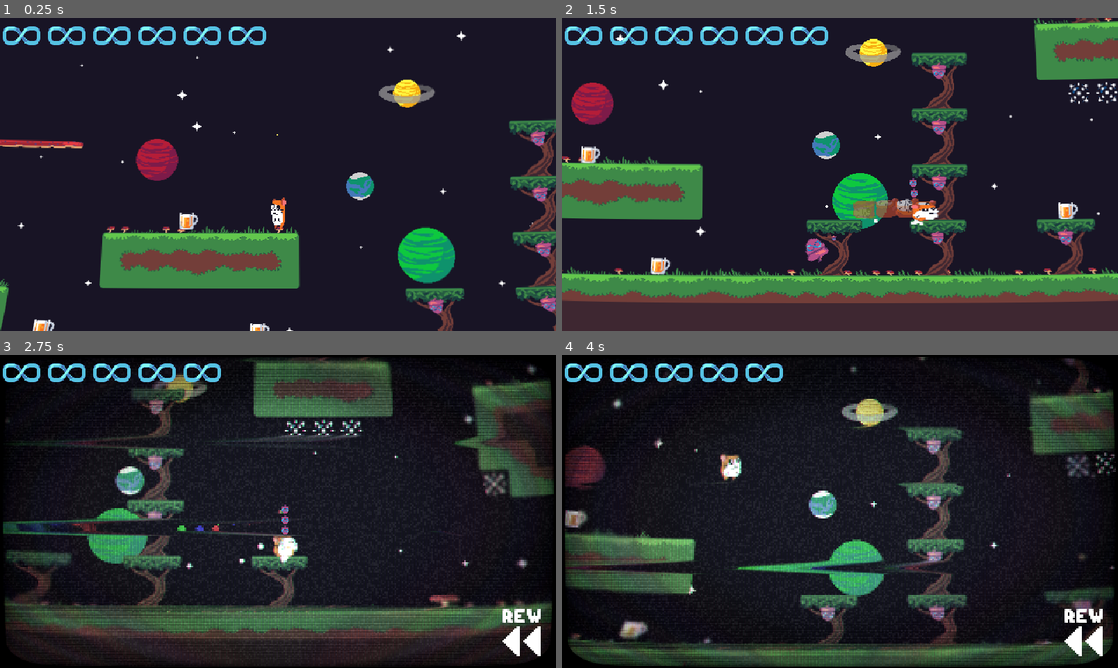
Above: before the commit, frames 1-4 (two rows, left to right).
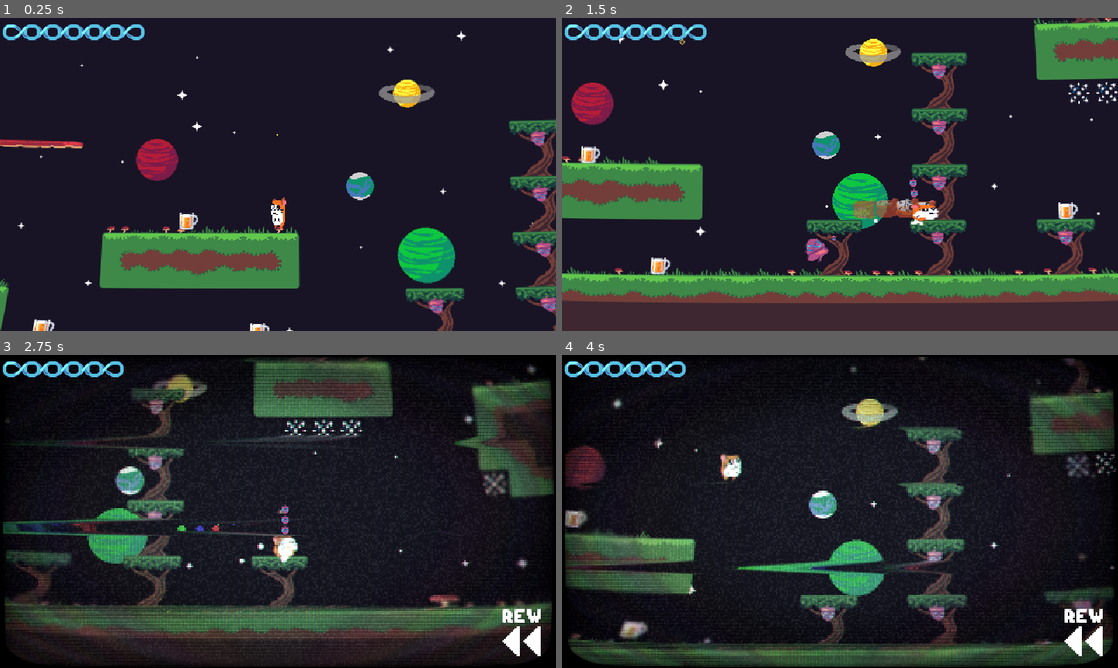
Above: after the commit, the same moments.

Repository: Codex112008/GMTK-2025-Game-Jam
Game: Godot game, scene res://Scenes/Game.tscn
Two runs of this game, one before a commit and one after it. Both use one fixed random seed, a clock stepped at 60 frames per second and the inputs below. Sound files missing from this copy of the repository are replaced by a short silence.
Inputs:
- Up to frame 1 (0.25 s): no input
- Up to frame 2 (1.5 s): hold D (right) from 0.53 s (still down); tap Shift (dash) at 0.6, 1.35 s; tap Space (jump) at 0.77 s
- Up to frame 3 (2.75 s): tap Space (jump) at 1.52 s; release D (right) at 2.03 s; hold A (left) from 2.03 s (still down); tap Shift (dash) at 2.1 s
- Up to frame 4 (4 s): release A (left) at 2.78 s; hold D (right) from 2.78 s (still down); tap Shift (dash) at 2.85, 3.6 s; tap Space (jump) at 3.02, 3.77 s

The runs differ from the first frame. In frame 1, 1.6% of the frame differs, in the area x 0-48%, y 2-9%; in frame 2, 1.6%; in frame 3, 1.4%; in frame 4, 1.4%.

Commit message:
health ui redone

Diff:
--- a/Scenes/Game.tscn
+++ b/Scenes/Game.tscn
@@ -11,6 +11,8 @@
 [ext_resource type="PackedScene" uid="uid://ixuxl7rgjg2u" path="res://Scenes/Tree.tscn" id="4_kldst"]
 [ext_resource type="Texture2D" uid="uid://cix5ooltd72bh" path="res://Sprites/UI/Loop_ui.png" id="4_vvhu1"]
 [ext_resource type="Script" uid="uid://b5opwn1b3r0fj" path="res://Scripts/MainTileMap.gd" id="6_7lihs"]
+[ext_resource type="Script" uid="uid://b41a21h255mwp" path="res://Scripts/HealthIcon.gd" id="7_iyesh"]
+[ext_resource type="Texture2D" uid="uid://d0x2o1y4eifh" path="res://Sprites/UI/Loop_ui_empty.png" id="8_i1pr2"]
 [ext_resource type="Script" uid="uid://b4oty5unh75oy" path="res://Scripts/AudioManager.gd" id="9_3jf1l"]
 [ext_resource type="Texture2D" uid="uid://cp7cxs0ao8pah" path="res://Sprites/BG/BGmain.png" id="10_71axn"]
 [ext_resource type="Script" uid="uid://cxkj141c3q8gk" path="res://Scripts/GenerateStars.gd" id="10_acvyw"]
@@ -125,14 +127,19 @@
 offset = Vector2(-16, -48)
 nut_icon = ExtResource("3_bf53h")
 
-[node name="HealthUI" type="HBoxContainer" parent="UI/UI"]
-layout_mode = 0
+[node name="HealthUI" type="Control" parent="UI/UI"]
+anchors_preset = 0
 offset_right = 40.0
 offset_bottom = 40.0
 
-[node name="TextureRect" type="TextureRect" parent="UI/UI/HealthUI"]
-layout_mode = 2
+[node name="HealthIcon" type="TextureRect" parent="UI/UI/HealthUI"]
+layout_mode = 0
+offset_right = 48.0
+offset_bottom = 32.0
 texture = ExtResource("4_vvhu1")
+script = ExtResource("7_iyesh")
+full = ExtResource("4_vvhu1")
+empty = ExtResource("8_i1pr2")
 
 [node name="camera2d" type="Camera2D" parent="." node_paths=PackedStringArray("target", "level")]
 position = Vector2(-24, -135)
--- a/Scenes/Player.tscn
+++ b/Scenes/Player.tscn
@@ -461,7 +461,7 @@
 one_shot = true
 
 [node name="IFrameTimer" type="Timer" parent="Timers"]
-wait_time = 0.1
+wait_time = 0.6
 one_shot = true
 
 [node name="DrinkTimer" type="Timer" parent="Timers"]
--- a/Scripts/AudioManager.gd
+++ b/Scripts/AudioManager.gd
@@ -10,11 +10,13 @@
 	bus_effect(false)
 
 func bus_effect(enable : bool):
-	var current_time : float = get_playback_position()
+	var current_time : float = 0
 	if enable && stream != music_reverse:
+		current_time = stream.get_length() -get_playback_position()
 		stream = music_reverse
 		play(current_time)
 	elif !enable && stream != music_normal:
+		current_time = stream.get_length() -get_playback_position()
 		stream = music_normal
 		play(current_time)
 
--- /dev/null
+++ b/Scripts/HealthIcon.gd
@@ -0,0 +1,17 @@
+extends TextureRect
+class_name HealthIcon
+
+@export var full : Texture2D
+@export var empty : Texture2D
+
+var is_full : bool = true
+
+func _ready() -> void:
+	texture = full
+
+
+func _process(delta: float) -> void:
+	if is_full:
+		texture = full
+	else:
+		texture = empty
--- a/Scripts/PlayerController.gd
+++ b/Scripts/PlayerController.gd
@@ -64,7 +64,7 @@
 @export var curve_effect_rect : CanvasItem
 @export var camera : CameraFollow
 @export var instantiated_nodes : Node2D
-@export var health_ui_container : HBoxContainer
+@export var health_ui_container : Control
 @export var crt_canvas_layer : CanvasLayer
 @export var audio_manager : AudioManager
 
@@ -78,7 +78,9 @@
 	max_health = starting_max_health
 	current_health = max_health
 	for i in range(1, starting_max_health):
-		var health_icon : TextureRect = health_ui_container.get_child(0).duplicate()
+		var health_icon : HealthIcon = health_ui_container.get_child(0).duplicate()
+		health_icon.position = Vector2(i * 24, 0)
+		health_icon.z_index = -i
 		health_ui_container.add_child(health_icon)
 
 func _process(delta : float) -> void:
@@ -302,7 +304,7 @@
 	set_process_unhandled_input(true)
 
 func take_damage(spike_pos : Vector2):
-	if i_frame_timer.time_left == 0:
+	if i_frame_timer.time_left == 0 && !rewinding:
 		# juice
 		hurt_sound.play_sound()
 		camera.apply_shake(3)
@@ -312,19 +314,25 @@
 		i_frame_timer.start()
 		current_health -= 1
 		if current_health <= 0:
-			for i in range(current_health + 1, max_health):
+			for i in range(1, health_ui_container.get_children().size()):
+				health_ui_container.get_child(i).queue_free()
+			for i in range(current_health, max_health):
 				var health_icon : TextureRect = health_ui_container.get_child(0).duplicate()
+				health_icon.position = Vector2(i * 24, 0)
+				health_icon.z_index = -i
 				health_ui_container.add_child(health_icon)
 			current_health = max_health
 			start_rewind()
 		else:
-			health_ui_container.get_child(-1).queue_free()
+			var icon : HealthIcon = health_ui_container.get_child(current_health)
+			icon.is_full = false
+
 			var dir_to_spike : Vector2 = -global_position.direction_to(spike_pos)
 			var dir : Vector2i = Vector2i(roundi(dir_to_spike.x), roundi(dir_to_spike.y))
-			#print(":player pos: " + str(global_position) + " Spike pos: " + str(spike_pos))
 			velocity = dir * jump_strength
 
 func drink():
+	health_ui_container.get_child(-1).queue_free()
 	drink_timer.start()
 
 func pass_out():
Not shown: 1 places in Scenes/Game.tscn that only renumber resources
Not shown, added: Scripts/HealthIcon.gd.uid
